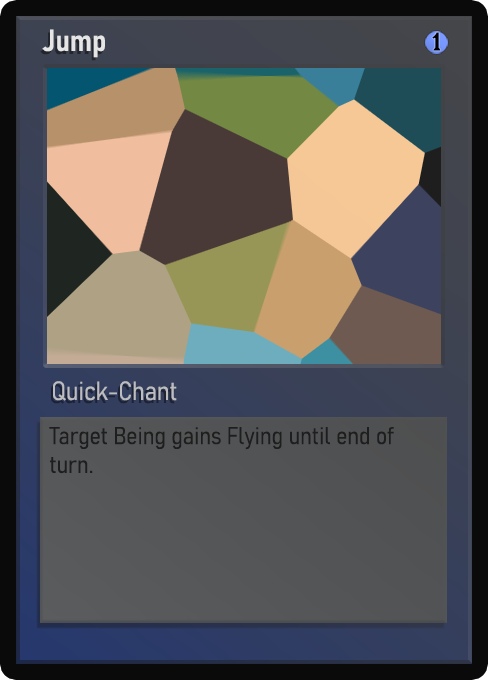
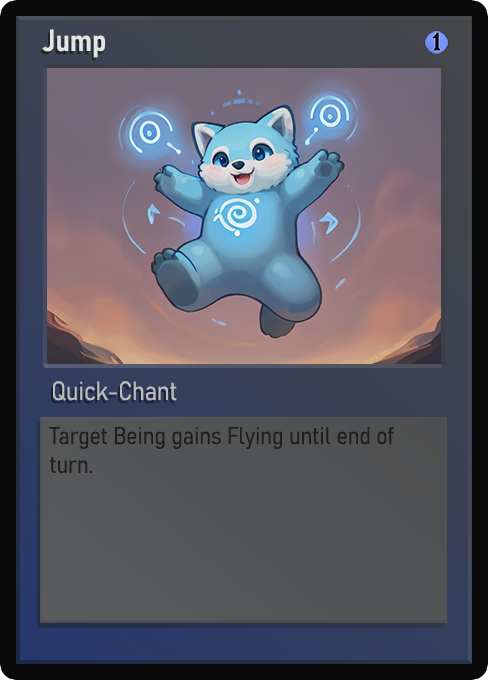
Comparing the layer stacks of the two 488 x 680 images. Changes:
painted on "Name" over [51, 35, 105, 52]
painted on "Class" over [55, 383, 156, 401]
painted on "Desc_norm" over [52, 427, 394, 473]
painted on "Artwork" over [47, 68, 441, 364]
